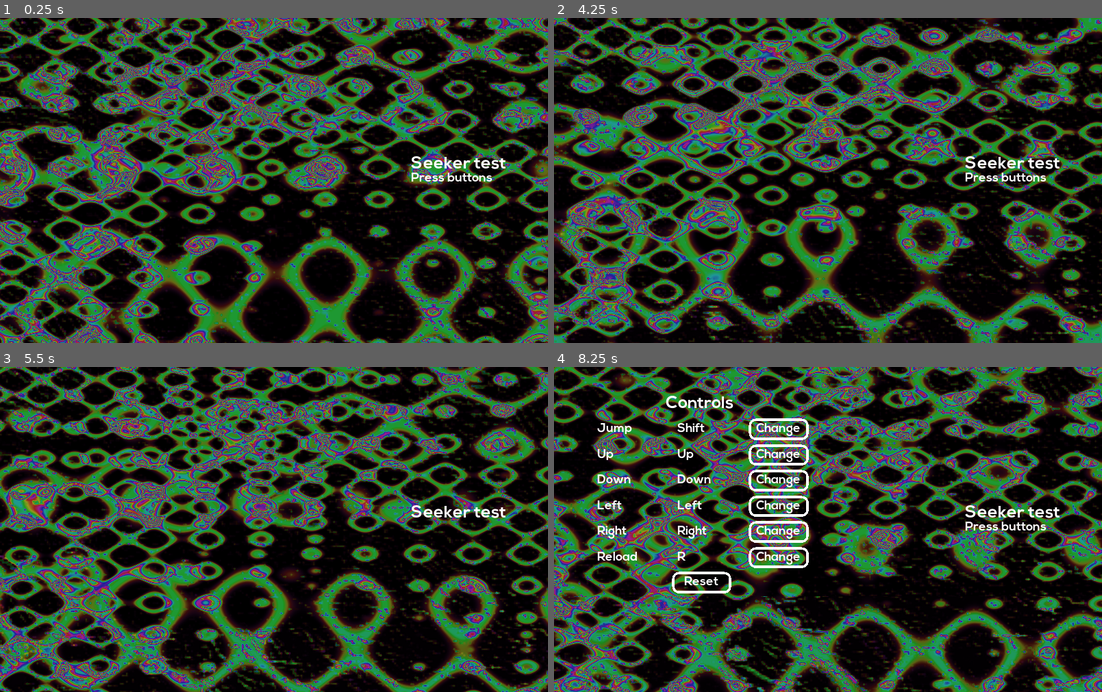
Above: before the commit, frames 1-4 (two rows, left to right).
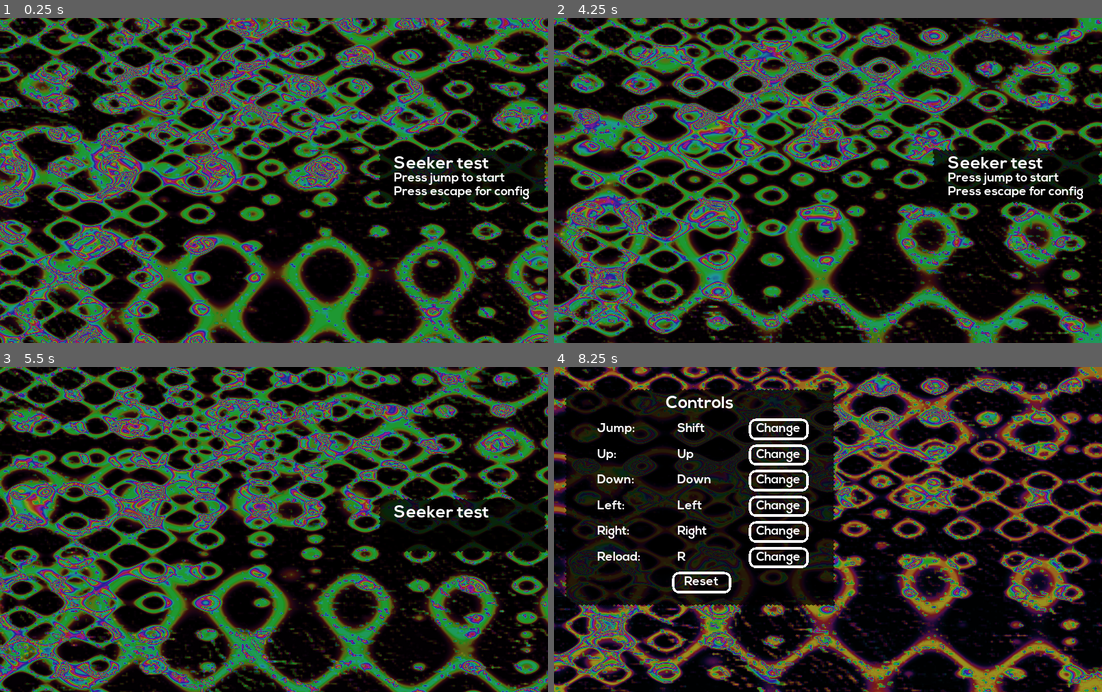
Above: after the commit, the same moments.

Repository: Synthasmagoria/Project-Seeker
Game: Godot game, scene res://ui/menu/menu.tscn
The game is run twice, just before and just after one commit, with the same random seed, the same clock (stepped at 60 frames per second) and the same inputs. Sound files missing from this copy of the repository are replaced by a short silence.
Inputs (mouse positions are in pixels of both pictures, inside the frame that each line leads up to):
- Up to frame 1 (0.25 s): no input
- Up to frame 2 (4.25 s): tap Enter (ui_accept) at 0.5 s; move the mouse to (948, 164) at 0.52 s; hold Right (right) 0.53-1.28 s; tap Shift (jump) at 0.6, 0.77, 1.07, 1.52, 1.55, 1.82, 2.3, 3.02, 3.05, 3.32, 3.6, 3.77, 4.07 s; click (948, 164) at 0.67 s; move the mouse to (718, 196) at 1.27 s; hold Down (down) 1.28-2.03 s; tap Z (attack) at 1.35 s; move the mouse to (882, 109) at 2.02 s; hold Right (right) 2.03-2.78 s; hold Ctrl (control) 2.03-2.78 s; move the mouse to (800, 245) at 2.77 s; hold Up (up) 2.78-3.53 s; click (800, 245) at 2.85 s; move the mouse to (992, 229) at 3.52 s; hold Left (left) from 3.53 s (still down); tap F2 (menu) at 4.15 s
- Up to frame 3 (5.5 s): move the mouse to (109, 480) at 4.27 s; tap Z (attack) at 4.35 s; tap Shift (jump) at 4.52, 4.55, 4.82, 5.3 s; tap R (reload) at 4.9 s; move the mouse to (301, 529) at 5.02 s; release Left (left) at 5.03 s; hold Down (down) from 5.03 s (still down); hold Ctrl (control) from 5.03 s (still down); click (301, 529) at 5.17 s
- Up to frame 4 (8.25 s): tap Escape (ui_cancel) at 5.65 s; release Down (down) at 5.75 s; release Ctrl (control) at 5.75 s; click "Reset" at 5.75 s; move the mouse to (745, 448) at 6.52 s; hold Right (right) 6.53-7.28 s; click (745, 448) at 6.6 s; tap Shift (jump) at 6.77, 6.8, 7.07, 7.35, 7.52, 7.82 s; move the mouse to (948, 513) at 7.27 s; hold Up (up) 7.28-8.03 s; move the mouse to (718, 545) at 8.02 s; hold Right (right) from 8.03 s (still down); tap Z (attack) at 8.1 s; click (718, 545) at 8.17 s

The runs differ from the first frame. In frame 1, 3.0% of the frame differs, in the area x 69-100%, y 40-58%; in frame 2, 2.6%; in frame 3, 2.5%; in frame 4, 78%, in the area x 0-100%, y 0-100%.

Commit message:
Config menu

Diff:
--- a/project/ui/config/action_line.gd
+++ b/project/ui/config/action_line.gd
@@ -11,7 +11,7 @@
 	call_deferred("update_labels", action)
 
 func update_labels(val : String) -> void:
-	$Action.text = val.capitalize()
+	$Action.text = val.capitalize() + ":"
 	if ButtonRemapper.action_exists(val):
 		$Control.text = OS.get_scancode_string(ButtonRemapper.get_first_input_event_key(val).scancode)
 
--- a/project/ui/config/action_line.tscn
+++ b/project/ui/config/action_line.tscn
@@ -17,7 +17,7 @@
 margin_top = -12.0
 margin_right = 73.0
 margin_bottom = 12.0
-text = "Up"
+text = "Up:"
 
 [node name="Control" type="Label" parent="."]
 anchor_left = 0.5
--- a/project/ui/config/config.tscn
+++ b/project/ui/config/config.tscn
@@ -1,10 +1,11 @@
-[gd_scene load_steps=7 format=2]
+[gd_scene load_steps=8 format=2]
 
 [ext_resource path="res://ui/theme.tres" type="Theme" id=1]
 [ext_resource path="res://ui/config/action_line.tscn" type="PackedScene" id=2]
 [ext_resource path="res://ui/config/Nexa Bold.otf" type="DynamicFontData" id=3]
 [ext_resource path="res://ui/config/config_menu.gd" type="Script" id=4]
 [ext_resource path="res://ui/config/button.tscn" type="PackedScene" id=5]
+[ext_resource path="res://ui/menu/menu_nine_patch.png" type="Texture" id=6]
 
 [sub_resource type="DynamicFont" id=1]
 size = 32
@@ -17,6 +18,19 @@
 margin_bottom = -208.0
 theme = ExtResource( 1 )
 script = ExtResource( 4 )
+
+[node name="NinePatchRect" type="NinePatchRect" parent="."]
+modulate = Color( 0, 0, 0, 0.752941 )
+anchor_right = 1.0
+anchor_bottom = 1.0
+margin_top = -16.0
+texture = ExtResource( 6 )
+patch_margin_left = 16
+patch_margin_top = 16
+patch_margin_right = 16
+patch_margin_bottom = 16
+axis_stretch_horizontal = 1
+axis_stretch_vertical = 1
 
 [node name="Header" type="Label" parent="."]
 anchor_left = 0.5
--- a/project/ui/menu/menu.gdshader
+++ b/project/ui/menu/menu.gdshader
@@ -3,6 +3,7 @@
 
 uniform float dist_factor = 64.0;
 uniform vec2 uv_factor = vec2(1.0);
+uniform float time_add;
 
 const float SS_THICKNESS = 0.009;
 const float SS_SMOOTHING = 0.094;
@@ -19,6 +20,6 @@
 void fragment()
 {
 	vec2 pos = fract(UV * uv_factor) + vec2(
-		sin(UV.x * dist_factor + TIME), cos(UV.y * dist_factor - TIME * 0.896)) * 0.1;
+		sin(UV.x * dist_factor + TIME + time_add), cos(UV.y * dist_factor - (TIME + time_add) * 0.896)) * 0.1;
 	COLOR = vec4(smoothplot(pos.x, pos.y) + smoothplot(1.0 - pos.y, pos.x));
 }
--- a/project/ui/menu/menu.tscn
+++ b/project/ui/menu/menu.tscn
@@ -14,6 +14,8 @@
 [ext_resource path="res://ui/menu/states/config.gd" type="Script" id=12]
 [ext_resource path="res://ui/config/config.tscn" type="PackedScene" id=13]
 [ext_resource path="res://ui/config/remapper.tscn" type="PackedScene" id=14]
+[ext_resource path="res://ui/menu/shader.gd" type="Script" id=15]
+[ext_resource path="res://ui/menu/menu_nine_patch.png" type="Texture" id=16]
 
 [sub_resource type="ShaderMaterial" id=9]
 shader = ExtResource( 9 )
@@ -25,16 +27,19 @@
 shader = ExtResource( 3 )
 shader_param/dist_factor = 64.0
 shader_param/uv_factor = Vector2( 0.6, 0.3 )
+shader_param/time_add = 0.0
 
 [sub_resource type="ShaderMaterial" id=3]
 shader = ExtResource( 3 )
 shader_param/dist_factor = 32.0
 shader_param/uv_factor = Vector2( 0.7, 0.1 )
+shader_param/time_add = null
 
 [sub_resource type="ShaderMaterial" id=4]
 shader = ExtResource( 3 )
 shader_param/dist_factor = 32.0
 shader_param/uv_factor = Vector2( 0.3, 0.6 )
+shader_param/time_add = null
 
 [sub_resource type="Shader" id=6]
 code = "shader_type canvas_item;
@@ -119,7 +124,6 @@
 
 [node name="Config" type="Node" parent="StateMachine"]
 script = ExtResource( 12 )
-config_path = NodePath("../../Menu/Config")
 
 [node name="Menu" type="Control" parent="."]
 margin_right = 1024.0
@@ -129,6 +133,8 @@
 unique_name_in_owner = true
 anchor_right = 1.0
 anchor_bottom = 1.0
+script = ExtResource( 15 )
+time_speed_config = -2.0
 
 [node name="TextureRect" type="TextureRect" parent="Menu/Shader"]
 material = SubResource( 9 )
@@ -187,12 +193,26 @@
 margin_right = 1024.0
 margin_bottom = 608.0
 
+[node name="NinePatchRect" type="NinePatchRect" parent="Menu/TitleMenu"]
+modulate = Color( 0, 0, 0, 0.752941 )
+margin_left = 704.0
+margin_top = 240.0
+margin_right = 1024.0
+margin_bottom = 352.0
+texture = ExtResource( 16 )
+patch_margin_left = 16
+patch_margin_top = 16
+patch_margin_right = 16
+patch_margin_bottom = 16
+axis_stretch_horizontal = 1
+axis_stretch_vertical = 1
+
 [node name="Title" type="RichTextLabel" parent="Menu/TitleMenu"]
 anchor_right = 1.0
 anchor_bottom = 1.0
-margin_left = 768.0
+margin_left = 736.0
 margin_top = 256.0
-margin_right = 768.0
+margin_right = 736.0
 margin_bottom = 256.0
 custom_fonts/normal_font = SubResource( 8 )
 text = "Seeker test
@@ -201,12 +221,13 @@
 [node name="Instruction" type="RichTextLabel" parent="Menu/TitleMenu"]
 anchor_right = 1.0
 anchor_bottom = 1.0
-margin_left = 768.0
+margin_left = 736.0
 margin_top = 288.0
-margin_right = 768.0
+margin_right = 736.0
 margin_bottom = 288.0
 custom_fonts/normal_font = SubResource( 10 )
-text = "Press buttons"
+text = "Press jump to start
+Press escape for config"
 
 [node name="AnimationPlayer" type="AnimationPlayer" parent="Menu/TitleMenu/Instruction"]
 autoplay = "New Anim"
@@ -223,6 +244,7 @@
 remapper_path = NodePath("../Remapper")
 
 [node name="Remapper" parent="Menu" instance=ExtResource( 14 )]
+unique_name_in_owner = true
 visible = false
 
 [connection signal="state_changed" from="StateMachine" to="." method="_on_StateMachine_state_changed"]
--- /dev/null
+++ b/project/ui/menu/shader.gd
@@ -0,0 +1,44 @@
+extends Control
+
+export(float) var cr_min_menu = 0.797
+export(float) var cr_max_menu = 1.361
+export(float) var cr_min_config = -0.45
+export(float) var cr_max_config = 0.1
+export(float) var time_speed_config = -1.0
+export(float) var time_speed_menu = 0.0
+var time_speed : float
+var time : float
+export(float) var duration = 1.0
+
+var tween : SceneTreeTween
+
+enum MODE {MENU, CONFIG}
+
+func _process(delta: float) -> void:
+	time += time_speed * delta
+	for n in [$Pattern1, $Pattern2, $Pattern3, $Pattern4]:
+		n.material.set_shader_param("time_add", time)
+
+func set_mode(mode : int) -> void:
+	var cr_min
+	var cr_max
+	var t_spd
+
+	match mode:
+		MODE.MENU:
+			cr_min = cr_min_menu
+			cr_max = cr_max_menu
+			t_spd = time_speed_menu
+		MODE.CONFIG:
+			cr_min = cr_min_config
+			cr_max = cr_max_config
+			t_spd = time_speed_config
+
+	if is_instance_valid(tween) && tween.is_running():
+		tween.stop()
+	tween = create_tween()
+	tween.tween_property($ColorEffect.material, "shader_param/color_range_min", cr_min, duration)
+	tween.parallel()
+	tween.tween_property($ColorEffect.material, "shader_param/color_range_max", cr_max, duration)
+	tween.parallel()
+	tween.tween_property(self, "time_speed", t_spd, duration)
--- a/project/ui/menu/states/config.gd
+++ b/project/ui/menu/states/config.gd
@@ -1,14 +1,18 @@
 extends MenuState
 
 const MUSIC = preload("res://ui/menu/seeker_loop_reverse.wav")
-export(NodePath) var config_path
-var config : Control
 
 func enter() -> void:
 	var _position = SoundManager.music_player.get_playback_position()
 	SoundManager.play_music(MUSIC, _position)
-	config = get_node(config_path)
-	config.visible = true
+	$"%Config".visible = true
+	$"%Shader".set_mode(1)
+
+func process(delta : float) -> String:
+	if Input.is_action_just_pressed("ui_cancel") && !$"%Remapper".active:
+		return POP_STATE
+
+	return KEEP_STATE
 
 func exit() -> void:
-	config.visible = false
+	$"%Config".visible = false
--- a/project/ui/menu/states/menu.gd
+++ b/project/ui/menu/states/menu.gd
@@ -4,6 +4,8 @@
 
 func enter() -> void:
 	SoundManager.play_music(menu_music)
+	$"%TitleMenu".visible = true
+	$"%Shader".set_mode(0)
 
 func process(delta : float) -> String:
 	if Input.is_action_just_pressed("ui_accept"):
@@ -15,3 +17,4 @@
 
 func exit() -> void:
 	SoundManager.stop_music()
+	$"%TitleMenu".visible = false
Not shown: 1 places in project/ui/menu/menu.tscn that only renumber resources
Binary file added: project/ui/menu/menu_nine_patch.png
Not shown, added: project/ui/menu/menu_nine_patch.png.import
